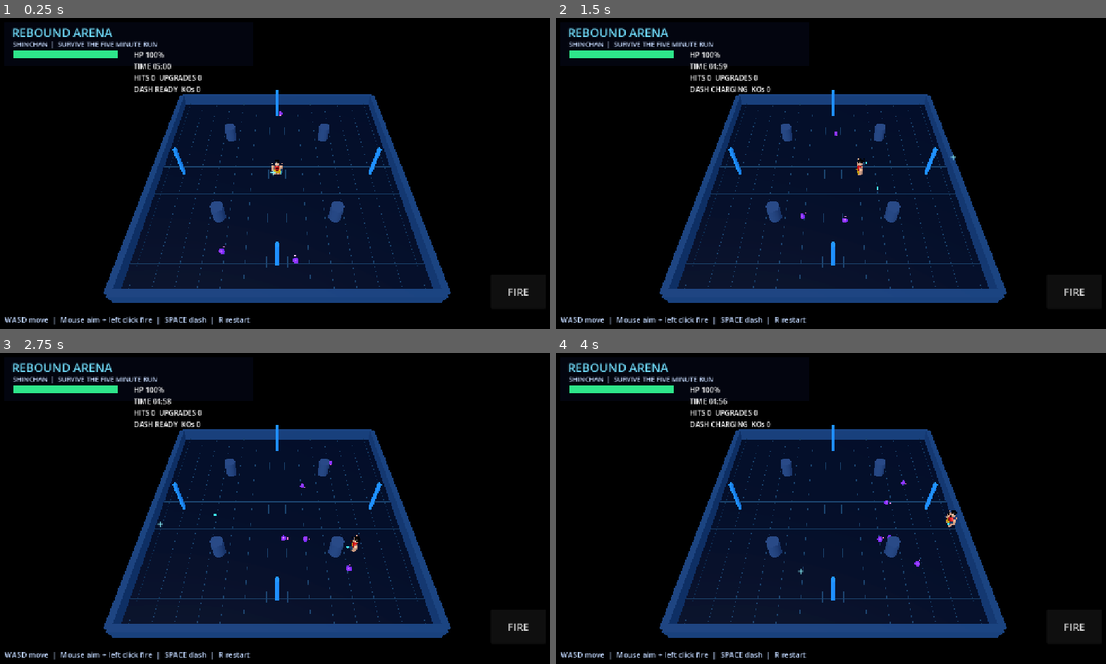
Above: before the commit, frames 1-4 (two rows, left to right).
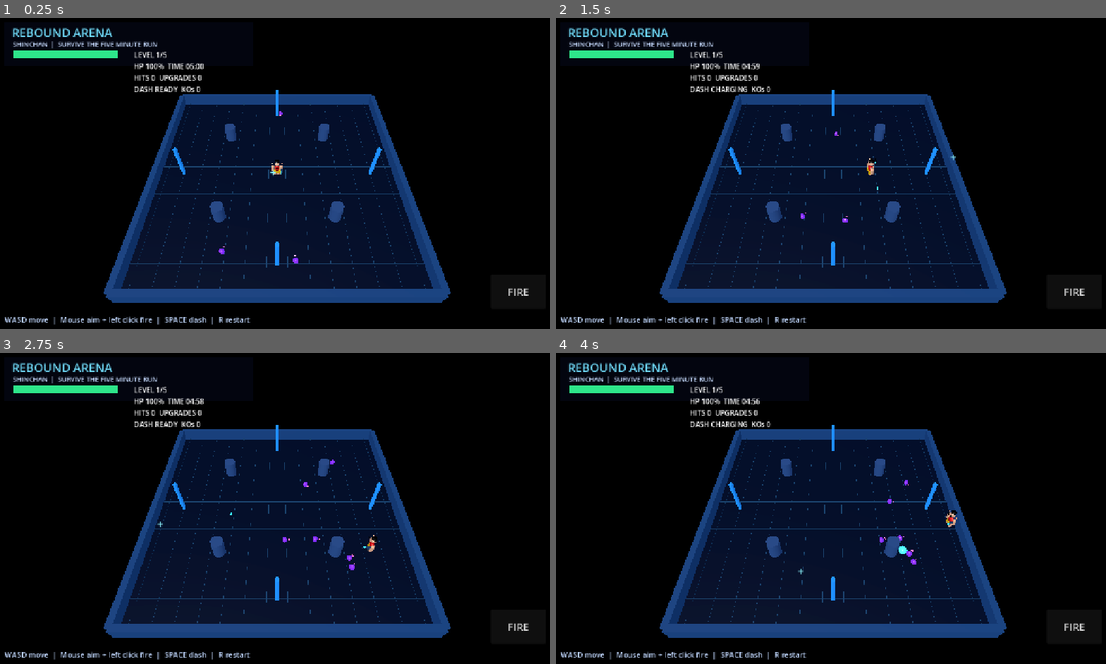
Above: after the commit, the same moments.

Repository: panugothumithun-star/game-arena
Game: Godot game, scene res://Main.tscn
Two runs of this game, one before a commit and one after it. Both use one fixed random seed, a clock stepped at 60 frames per second and the inputs below.
Inputs (mouse positions are in pixels of both pictures, inside the frame that each line leads up to):
- Up to frame 1 (0.25 s): no input
- Up to frame 2 (1.5 s): click "FIRE" at 0.5 s; tap Enter at 1.25 s; move the mouse to (957, 157) at 1.27 s; hold D (move_right) from 1.28 s (still down); tap Space (dash) at 1.35 s; click (957, 157) at 1.42 s
- Up to frame 3 (2.75 s): move the mouse to (165, 524) at 2.02 s; release D (move_right) at 2.03 s; hold S (move_backward) from 2.03 s (still down); tap Space (dash) at 2.1 s
- Up to frame 4 (4 s): move the mouse to (891, 436) at 2.77 s; release S (move_backward) at 2.78 s; press the mouse at (891, 436) at 2.78 s; hold D (move_right) 2.78-3.53 s; tap Space (dash) at 3.05, 3.6 s; move the mouse to (803, 570) at 3.52 s; release the mouse at (803, 570) at 3.53 s; hold W (move_forward) from 3.53 s (still down); click (803, 570) at 3.67 s

The runs differ from the first frame. In frame 1, 0.3% of the frame differs, in the area x 24-38%, y 10-17%; in frame 2, 0.4%; in frame 3, 0.6%, in the area x 24-69%, y 10-71%; in frame 4, 0.4%.

Commit message:
Add files via upload
the game updates

Diff:
--- a/Main.gd
+++ b/Main.gd
@@ -6,6 +6,9 @@
 
 @export var arena_half_size := 14.0
 @export var run_length := 300.0
+const LEVEL_DURATION := 60.0
+const LEVEL_COUNT := 5
+var current_level := 1
 
 var player
 var camera: Camera3D
@@ -40,13 +43,18 @@
 func _process(delta: float) -> void:
 	if game_ended:
 		return
+	var previous_level := current_level
 	elapsed += delta
+	current_level = mini(int(elapsed / LEVEL_DURATION) + 1, LEVEL_COUNT)
+	if current_level != previous_level:
+		hint_label.text = "LEVEL %d - ENEMIES INCOMING" % current_level
+		_ui_flash = 2.0
 	wave_timer -= delta
 	pack_timer -= delta
 	if wave_timer <= 0.0:
-		var wave_size := mini(2 + int(elapsed / 45.0), 5)
+		var wave_size := mini(2 + current_level, 6)
 		_spawn_wave(wave_size)
-		wave_timer = maxf(14.0, 21.0 - elapsed / 30.0)
+		wave_timer = maxf(6.0, 12.0 - float(current_level - 1) * 1.5)
 	if pack_timer <= 0.0:
 		if _pickups.size() < 2:
 			_spawn_health_pack()
@@ -264,7 +272,7 @@
 	health_fill.size.x = 240.0 * ratio
 	health_fill.color = Color(0.18, 0.9, 0.54).lerp(Color(1.0, 0.15, 0.22), 1.0 - ratio)
 	var remaining := maxi(0, int(ceil(run_length - elapsed)))
-	hud_stats.text = "HP %d%%\nTIME %02d:%02d\nHITS %d  UPGRADES %d\nDASH %s  KOs %d" % [roundi(ratio * 100.0), int(remaining / 6 …(135 unchanged characters)…
+	hud_stats.text = "LEVEL %d/%d\nHP %d%%  TIME %02d:%02d\nHITS %d  UPGRADES %d\nDASH %s  KOs %d" % [current_level, LEVEL_COUNT, roundi(ratio * 100.0), int(remaining / 6 …(135 unchanged characters)…
 
 func _update_pickups(delta: float) -> void:
 	for pack in _pickups.duplicate():
--- a/Player.gd
+++ b/Player.gd
@@ -7,7 +7,7 @@
 signal dash_started
 
 @export var move_speed := 8.0
-@export var dash_speed := 19.0
+@export var dash_speed := 28.5
 @export var max_health := 100.0
 var health := 100.0
 var hits_taken := 0
